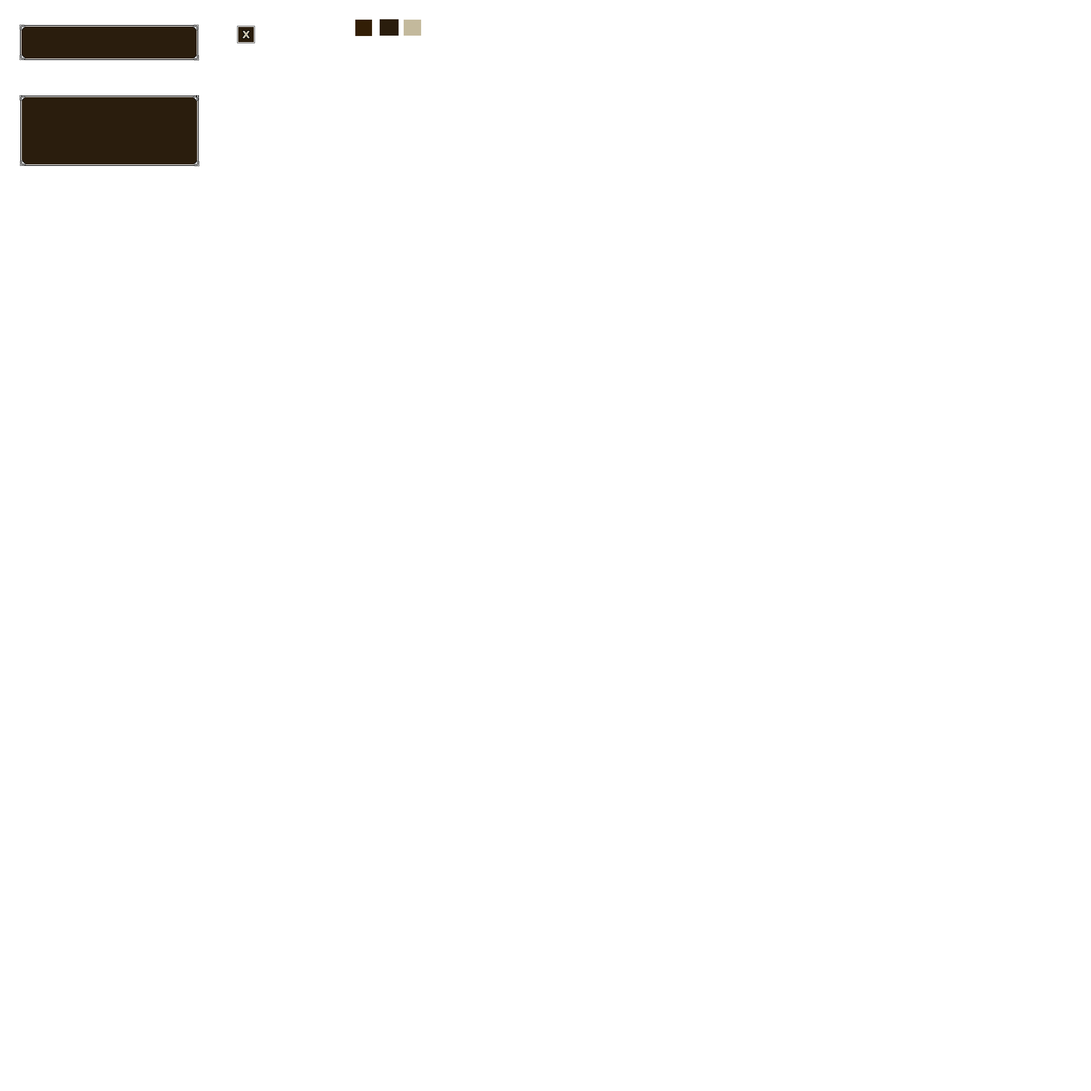
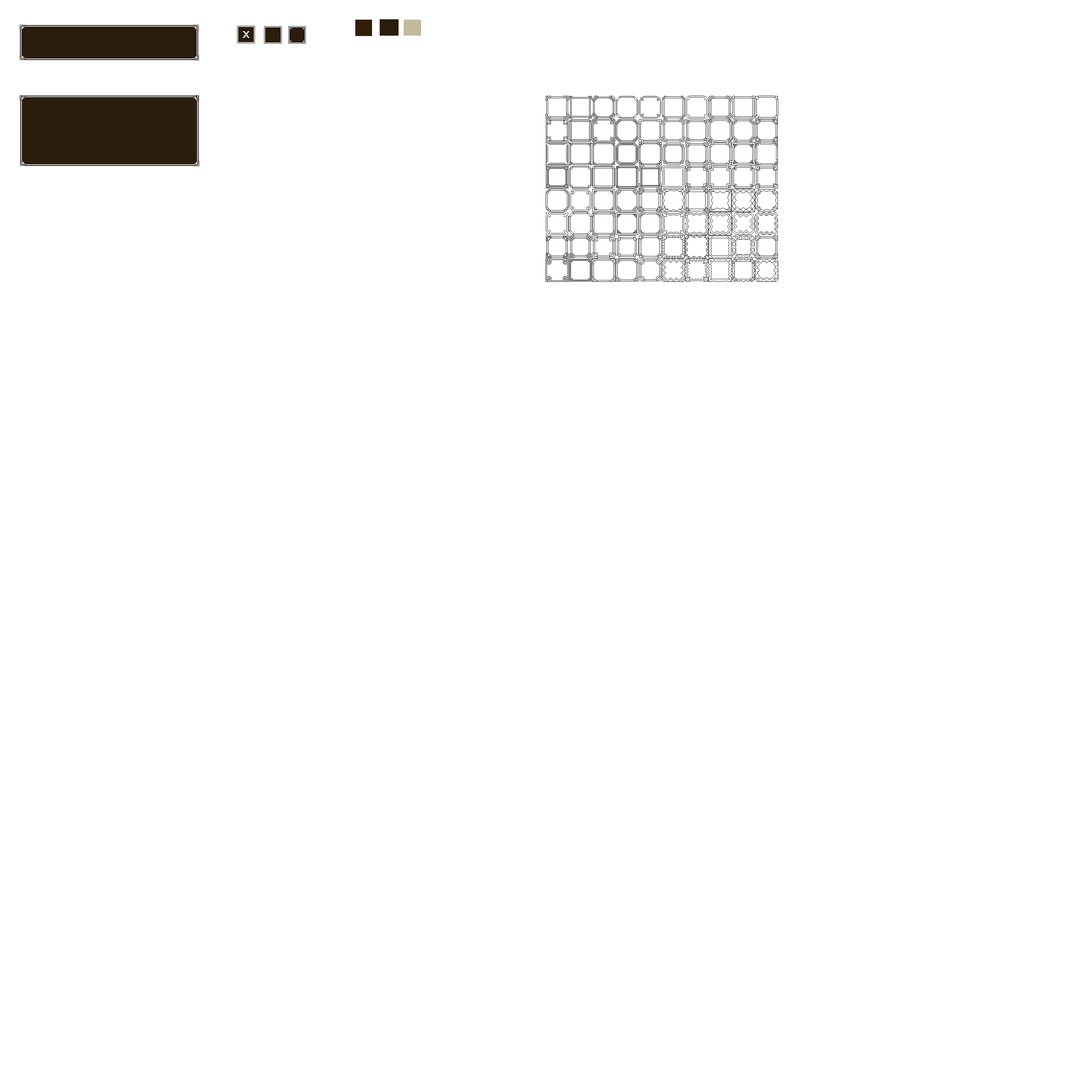
Layer changes from the first 1091 × 1091 image to the second:
added layer "slotv2" above "borders" over [288, 26, 306, 44]
added layer "borders" above "slot" over [545, 95, 779, 282]
added layer "slot" above "close" over [264, 26, 282, 44]
